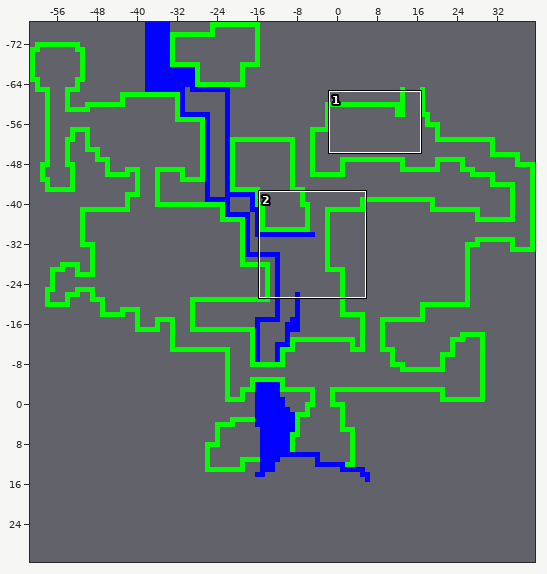
Tiled map: assets/Tiled/foretDense.tmx. The first picture is a wide view before the edit; the outline marks the close-up.
Close-up. Before the commit:
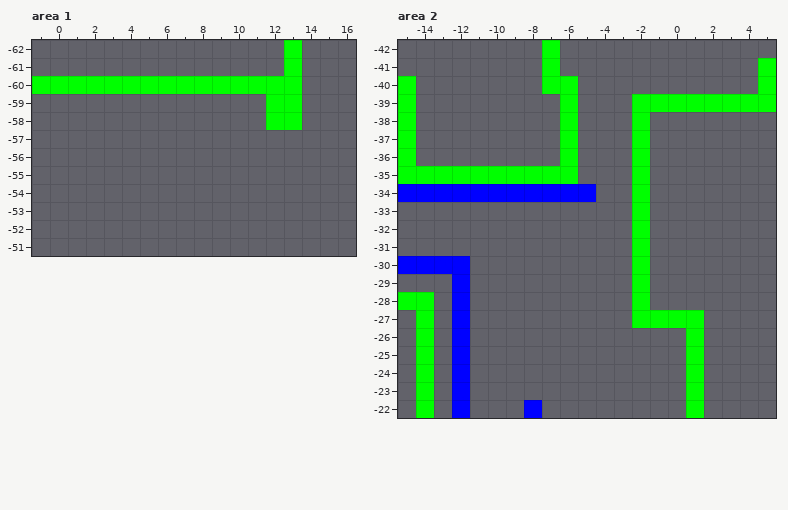
Cells are 32x32 px. Shown: area 1 x -1..16, y -62..-51; area 2 x -15..5, y -42..-22. The commit also changed other parts of the map, which this record leaves out.
The result:
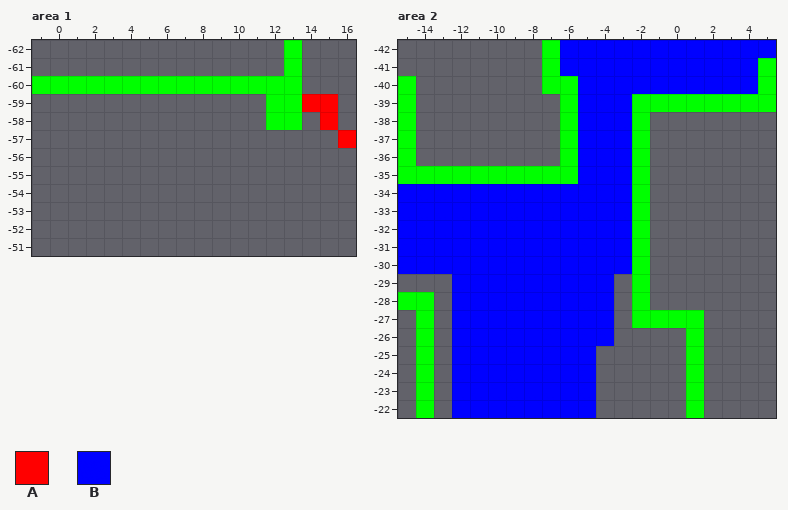
Key: from "Tileset_PlaceHolder": A 151, B 251.
_ is an empty cell, . an unchanged one.
Tiles of an added or newly shown layer are drawn over the layers below it.
The exact change:
--- layer "Rock" (added), area 1
@@ x 14..16 @@
--59 __.
--58 ._.
--57 .._
+-59 AA.
+-58 .A.
+-57 ..A
--- layer "River", area 2
@@ x -15..5 @@
--42 .........____________
--41 .........___________.
--40 ..........__________.
--39 ..........___........
--38 ..........___........
--37 ..........___........
--36 ..........___........
--35 ..........___........
--34 ...........__........
--33 _____________........
--32 _____________........
--31 _____________........
--30 ...._________........
--29 ....________.........
--28 ....________.........
--27 ....________.........
--26 ....________.........
--25 ...._______..........
--24 ...._______..........
--23 ...._______..........
--22 ....___.___..........
+-42 .........BBBBBBBBBBBB
+-41 .........BBBBBBBBBBB.
+-40 ..........BBBBBBBBBB.
+-39 ..........BBB........
+-38 ..........BBB........
+-37 ..........BBB........
+-36 ..........BBB........
+-35 ..........BBB........
+-34 ...........BB........
+-33 BBBBBBBBBBBBB........
+-32 BBBBBBBBBBBBB........
+-31 BBBBBBBBBBBBB........
+-30 ....BBBBBBBBB........
+-29 ....BBBBBBBB.........
+-28 ....BBBBBBBB.........
+-27 ....BBBBBBBB.........
+-26 ....BBBBBBBB.........
+-25 ....BBBBBBB..........
+-24 ....BBBBBBB..........
+-23 ....BBBBBBB..........
+-22 ....BBB.BBB..........
